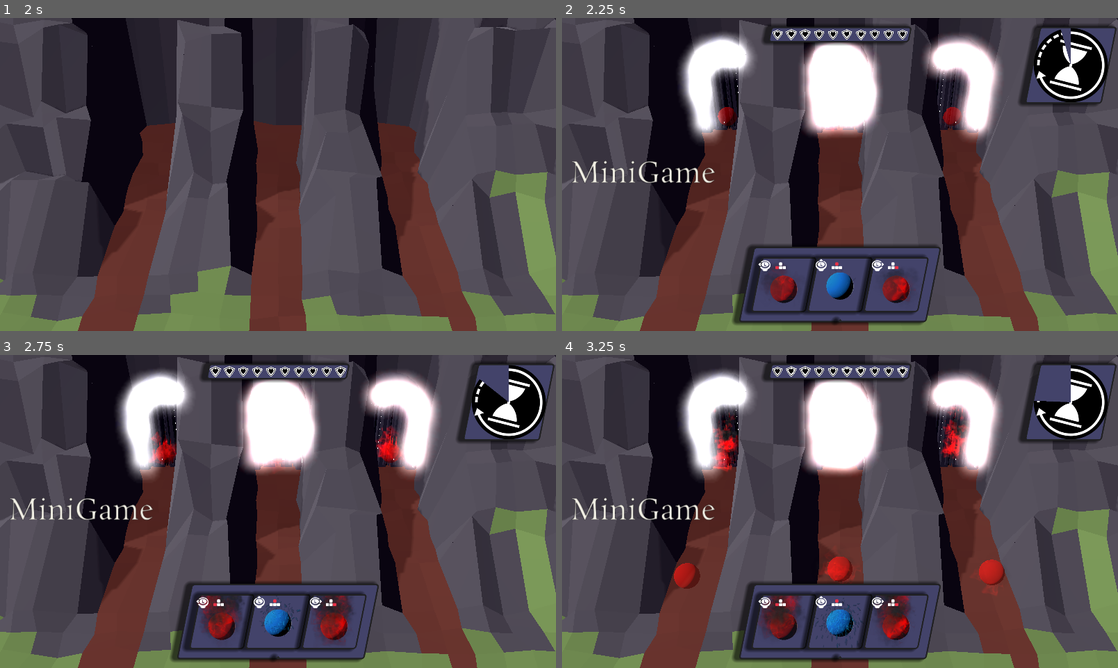
Above: before the commit, frames 1-4 (two rows, left to right).
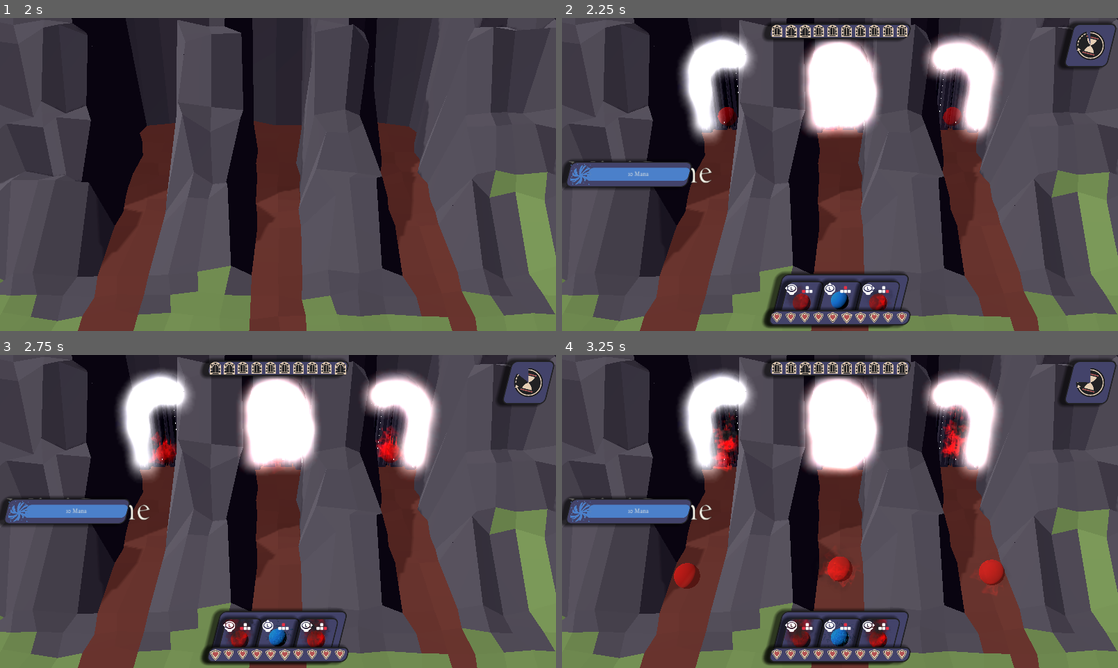
Above: after the commit, the same moments.

Repository: emmdie/3m5Jam2024_1
Game: Godot game, scene res://Scenes/game.tscn
Two runs of this game, one before a commit and one after it. Both use one fixed random seed, a clock stepped at 60 frames per second and the inputs below.
Inputs (mouse positions are in pixels of both pictures, inside the frame that each line leads up to):
- Up to frame 1 (2 s): move the mouse to (400, 158) at 0.52 s; hold D (minigame_Right) 0.53-1.28 s; hold J (select_0) 0.53-1.28 s; move the mouse to (166, 190) at 1.27 s; hold S (minigame_Down) from 1.28 s (still down); tap K (select_1) at 1.35 s
- Up to frame 2 (2.25 s): move the mouse to (895, 105) at 2.02 s; release S (minigame_Down) at 2.03 s; hold D (minigame_Right) from 2.03 s (still down); hold L (select_2) from 2.03 s (still down)
- Up to frame 3 (2.75 s): keep holding D (minigame_Right); keep holding L (select_2)
- Up to frame 4 (3.25 s): move the mouse to (812, 574) at 2.77 s; release D (minigame_Right) at 2.78 s; release L (select_2) at 2.78 s; hold W (minigame_Up) from 2.78 s (still down); tap Left (summon_lane_0) at 2.85 s

Frame 1 is identical in both runs. In frame 2, 13% of the frame differs, in the area x 0-100%, y 1-100%; in frame 3, 14%; in frame 4, 14%.

Commit message:
add player health bar

Diff:
--- a/Assets/theme.tres
+++ b/Assets/theme.tres
@@ -1,22 +1,38 @@
-[gd_resource type="Theme" load_steps=3 format=3 uid="uid://d2lh3hpldd764"]
+[gd_resource type="Theme" load_steps=5 format=3 uid="uid://d2lh3hpldd764"]
 
 [ext_resource type="FontFile" uid="uid://cqn2ulq1n40q4" path="res://Assets/Fonts/Rosarivo-Regular.ttf" id="1_8xd5a"]
 
 [sub_resource type="StyleBoxFlat" id="StyleBoxFlat_bbp6c"]
 bg_color = Color(0.262745, 0.262745, 0.415686, 1)
-skew = Vector2(0.2, 0)
-border_width_left = 5
-border_width_top = 5
-border_width_right = 5
-border_width_bottom = 5
+skew = Vector2(0.25, 0)
+border_width_left = 4
+border_width_top = 4
+border_width_right = 4
+border_width_bottom = 4
 border_color = Color(0.129412, 0.129412, 0.137255, 1)
-corner_radius_top_left = 10
-corner_radius_top_right = 10
-corner_radius_bottom_right = 10
-corner_radius_bottom_left = 10
+corner_radius_top_left = 20
+corner_radius_top_right = 20
+corner_radius_bottom_right = 20
+corner_radius_bottom_left = 20
 corner_detail = 5
 shadow_size = 13
 shadow_offset = Vector2(-15, 0)
+
+[sub_resource type="StyleBoxFlat" id="StyleBoxFlat_0ri28"]
+bg_color = Color(0.129412, 0.129412, 0.137255, 1)
+skew = Vector2(0.3, 0)
+corner_radius_top_left = 15
+corner_radius_top_right = 15
+corner_radius_bottom_right = 15
+corner_radius_bottom_left = 15
+
+[sub_resource type="StyleBoxFlat" id="StyleBoxFlat_8oj7t"]
+bg_color = Color(0.294118, 0.501961, 0.792157, 1)
+skew = Vector2(0.3, 0)
+corner_radius_top_left = 15
+corner_radius_top_right = 15
+corner_radius_bottom_right = 15
+corner_radius_bottom_left = 15
 
 [resource]
 default_font = ExtResource("1_8xd5a")
@@ -28,8 +44,10 @@
 Button/colors/icon_pressed_color = Color(0.721569, 0.709804, 0.72549, 1)
 Label/colors/font_color = Color(0.94902, 0.941176, 0.898039, 1)
 Label/colors/font_outline_color = Color(0.129412, 0.129412, 0.137255, 1)
-MarginContainer/constants/margin_bottom = 30
-MarginContainer/constants/margin_left = 30
-MarginContainer/constants/margin_right = 30
-MarginContainer/constants/margin_top = 30
+MarginContainer/constants/margin_bottom = 20
+MarginContainer/constants/margin_left = 20
+MarginContainer/constants/margin_right = 20
+MarginContainer/constants/margin_top = 20
 PanelContainer/styles/panel = SubResource("StyleBoxFlat_bbp6c")
+ProgressBar/styles/background = SubResource("StyleBoxFlat_0ri28")
+ProgressBar/styles/fill = SubResource("StyleBoxFlat_8oj7t")
--- a/Scenes/Ui/EnemyHealthPanel.gd
+++ b/Scenes/Ui/EnemyHealthPanel.gd
@@ -1,7 +1,7 @@
 extends PanelContainer
 
 @onready var container = $GridContainer
-@export var heart_scene: PackedScene
+@onready var heart_scene= preload("res://Scenes/Ui/enemy_heart.tscn")
 
 
 func _ready():
@@ -18,6 +18,7 @@
 		for i in GameState.enemy_health.value:
 			var heart = heart_scene.instantiate()
 			container.add_child(heart)
+			heart.make_enemy()
 	else:
 		for i in current_hearts.size() - GameState.enemy_health.value:
 			container.get_child(i).queue_free()
--- /dev/null
+++ b/Scenes/Ui/Manabar.gd
@@ -0,0 +1,13 @@
+extends PanelContainer
+
+@onready var bar = $HBoxContainer/CenterContainer/ProgressBar
+@onready var label = $HBoxContainer/CenterContainer/Label
+
+func _ready() -> void:
+	GameState.mana.changed.connect(update)
+	update()
+	bar.max_value = GameState.rules.player_max_mana
+
+func update():
+	bar.value = GameState.mana.value
+	label.text = str(GameState.mana.value) + " Mana"
--- a/Scenes/Ui/Menus/license_viewer.tscn
+++ b/Scenes/Ui/Menus/license_viewer.tscn
@@ -34,7 +34,8 @@
 text = "Hourglass, Heart Shield icon by Delapouite under CC BY 3.0 from https://game-icons.net/1x1/delapouite/duration.html#download
 Input Prompt Icons by Kenney under CC0 https://kenney.nl/assets/input-prompts#inline-download
 CC-29 PALETTE by Alpha6 https://lospec.com/palette-list/cc-29
-Rosarivo font by Pablo Ugerman under Open Font License https://fonts.google.com/specimen/Rosarivo"
+Rosarivo font by Pablo Ugerman under Open Font License https://fonts.google.com/specimen/Rosarivo
+Door icon by Lorc under CC BY 3.0 https://game-icons.net/1x1/lorc/doorway.html#download"
 
 [node name="OpenFontLicense1_1" type="ScrollContainer" parent="MarginContainer/TabContainer"]
 layout_mode = 2
--- /dev/null
+++ b/Scenes/Ui/PlayerHealthPanel.gd
@@ -0,0 +1,19 @@
+extends PanelContainer
+@onready var container = $GridContainer
+@onready var heart_scene= preload("res://Scenes/Ui/enemy_heart.tscn")
+
+
+func _ready():
+	GameState.player_health.changed.connect(update)
+	update()
+
+func update() -> void:
+	var current_hearts = container.get_children()
+	if current_hearts.size() < GameState.player_health.value:
+		for i in GameState.player_health.value:
+			var heart = heart_scene.instantiate()
+			container.add_child(heart)
+			heart.make_player()
+	else:
+		for i in current_hearts.size() - GameState.player_health.value:
+			container.get_child(i).queue_free()
--- a/Scenes/Ui/Ui.tscn
+++ b/Scenes/Ui/Ui.tscn
@@ -12,7 +12,9 @@
 [ext_resource type="Texture2D" uid="uid://dsh37apcgajsd" path="res://Assets/Textures/Ui/Inputs/keyboard/keyboard_arrows_up.png" id="6_k4yav"]
 [ext_resource type="Texture2D" uid="uid://dk41wfkgtvb57" path="res://Assets/Textures/Ui/Inputs/xbox/xbox_stick_l_right.png" id="7_w5i74"]
 [ext_resource type="Texture2D" uid="uid://dfsc1j4j5kvve" path="res://Assets/Textures/Ui/Inputs/keyboard/keyboard_arrows_right.png" id="8_uv12n"]
-[ext_resource type="PackedScene" uid="uid://4c3pxi0c24in" path="res://Scenes/Ui/enemy_heart.tscn" id="8_yqrvq"]
+[ext_resource type="Script" path="res://Scenes/Ui/Manabar.gd" id="14_8bmil"]
+[ext_resource type="Script" path="res://Scenes/Ui/PlayerHealthPanel.gd" id="14_h6d2s"]
+[ext_resource type="Texture2D" uid="uid://bgon7lm5j5li" path="res://Assets/Textures/Ui/Hud/galaxy.png" id="15_rh864"]
 
 [node name="Ui" type="Control"]
 layout_mode = 3
@@ -43,7 +45,7 @@
 text = "MiniGame"
 
 [node name="TimerPanel" type="PanelContainer" parent="MarginContainer"]
-custom_minimum_size = Vector2(200, 200)
+custom_minimum_size = Vector2(150, 150)
 layout_mode = 2
 size_flags_horizontal = 8
 size_flags_vertical = 0
@@ -53,20 +55,24 @@
 layout_mode = 2
 
 [node name="ProgressBar" type="TextureProgressBar" parent="MarginContainer/TimerPanel/CenterContainer"]
+custom_minimum_size = Vector2(100, 100)
 layout_mode = 2
 max_value = 1.0
 step = 0.0
 value = 0.7
 fill_mode = 4
+nine_patch_stretch = true
 texture_progress = ExtResource("5_imrn5")
 
 [node name="UnitPreviewPanel" type="PanelContainer" parent="MarginContainer"]
 layout_mode = 2
 size_flags_horizontal = 4
 size_flags_vertical = 8
+theme = ExtResource("1_s4h8k")
 
 [node name="MarginContainer" type="MarginContainer" parent="MarginContainer/UnitPreviewPanel"]
 layout_mode = 2
+theme = ExtResource("1_s4h8k")
 
 [node name="HBoxContainer" type="HBoxContainer" parent="MarginContainer/UnitPreviewPanel/MarginContainer"]
 layout_mode = 2
@@ -85,7 +91,6 @@
 size_flags_horizontal = 4
 size_flags_vertical = 0
 script = ExtResource("4_7tmcb")
-heart_scene = ExtResource("8_yqrvq")
 
 [node name="GridContainer" type="GridContainer" parent="MarginContainer/EnemyHealthPanel"]
 layout_mode = 2
@@ -95,3 +100,46 @@
 layout_mode = 2
 size_flags_horizontal = 4
 size_flags_vertical = 8
+script = ExtResource("14_h6d2s")
+
+[node name="GridContainer" type="GridContainer" parent="MarginContainer/PlayerHealthPanel"]
+layout_mode = 2
+columns = 10
+
+[node name="Manabar" type="PanelContainer" parent="MarginContainer"]
+layout_mode = 2
+size_flags_horizontal = 0
+size_flags_vertical = 4
+script = ExtResource("14_8bmil")
+
+[node name="HBoxContainer" type="HBoxContainer" parent="MarginContainer/Manabar"]
+layout_mode = 2
+
+[node name="Spacer" type="Control" parent="MarginContainer/Manabar/HBoxContainer"]
+custom_minimum_size = Vector2(60, 0)
+layout_mode = 2
+
+[node name="CenterContainer" type="CenterContainer" parent="MarginContainer/Manabar/HBoxContainer"]
+layout_mode = 2
+
+[node name="ProgressBar" type="ProgressBar" parent="MarginContainer/Manabar/HBoxContainer/CenterContainer"]
+custom_minimum_size = Vector2(350, 45)
+layout_mode = 2
+size_flags_horizontal = 4
+size_flags_vertical = 4
+theme = ExtResource("1_s4h8k")
+max_value = 10.0
+step = 1.0
+value = 8.0
+rounded = true
+show_percentage = false
+
+[node name="Label" type="Label" parent="MarginContainer/Manabar/HBoxContainer/CenterContainer"]
+layout_mode = 2
+
+[node name="TextureRect" type="TextureRect" parent="MarginContainer/Manabar"]
+custom_minimum_size = Vector2(80, 80)
+layout_mode = 2
+texture = ExtResource("15_rh864")
+expand_mode = 1
+stretch_mode = 4
--- a/Scenes/Ui/enemy_heart.gd
+++ b/Scenes/Ui/enemy_heart.gd
@@ -1,6 +1,8 @@
 extends MarginContainer
-
+@export var enemy_icon:Texture
+@export var player_icon:Texture
 @onready var animator = $Node2D/Texture/AnimationPlayer
+@onready var icon = $Node2D/Texture
 
 func _ready() -> void:
 	randomize_playback_speed()
@@ -8,6 +10,11 @@
 func randomize_playback_speed():
 	animator.speed_scale = randf_range(0.7, 1.5)
 
-
 func _on_animation_player_animation_finished(anim_name: StringName) -> void:
 	randomize_playback_speed()
+
+func make_player():
+	icon.texture = player_icon
+
+func make_enemy():
+	icon.texture = enemy_icon
--- a/Scenes/Ui/enemy_heart.tscn
+++ b/Scenes/Ui/enemy_heart.tscn
@@ -1,8 +1,24 @@
-[gd_scene load_steps=7 format=3 uid="uid://4c3pxi0c24in"]
+[gd_scene load_steps=8 format=3 uid="uid://6gbjl3141qx2"]
 
 [ext_resource type="Theme" uid="uid://d2lh3hpldd764" path="res://Assets/theme.tres" id="1_3tj85"]
 [ext_resource type="Texture2D" uid="uid://bsoia255315sv" path="res://Assets/Textures/Ui/Hud/heart-shield.png" id="1_vlto0"]
 [ext_resource type="Script" path="res://Scenes/Ui/enemy_heart.gd" id="2_kgy70"]
+[ext_resource type="Texture2D" uid="uid://csqo4om0ptcb5" path="res://Assets/Textures/Ui/Hud/doorway.png" id="3_453l7"]
+
+[sub_resource type="Animation" id="Animation_m2ceu"]
+length = 0.001
+tracks/0/type = "value"
+tracks/0/imported = false
+tracks/0/enabled = true
+tracks/0/path = NodePath(".:custom_minimum_size")
+tracks/0/interp = 1
+tracks/0/loop_wrap = true
+tracks/0/keys = {
+"times": PackedFloat32Array(0),
+"transitions": PackedFloat32Array(1),
+"update": 0,
+"values": [Vector2(36, 36)]
+}
 
 [sub_resource type="Animation" id="Animation_m2ceu"]
 length = 0.001
@@ -50,25 +66,17 @@
 theme_override_constants/margin_right = 0
 theme_override_constants/margin_bottom = 0
 script = ExtResource("2_kgy70")
+enemy_icon = ExtResource("3_453l7")
+player_icon = ExtResource("1_vlto0")
 
 [node name="Node2D" type="Control" parent="."]
 layout_mode = 2
 
 [node name="Texture" type="TextureRect" parent="Node2D"]
 custom_minimum_size = Vector2(36, 36)
-layout_mode = 1
-anchors_preset = 8
-anchor_left = 0.5
-anchor_top = 0.5
-anchor_right = 0.5
-anchor_bottom = 0.5
-offset_left = -20.0
-offset_top = -20.0
-offset_right = 20.0
-offset_bottom = 20.0
-grow_horizontal = 2
-grow_vertical = 2
-texture = ExtResource("1_vlto0")
+offset_right = 40.0
+offset_bottom = 40.0
+texture = ExtResource("3_453l7")
 expand_mode = 1
 
 [node name="AnimationPlayer" type="AnimationPlayer" parent="Node2D/Texture"]
--- a/Scenes/Ui/unit_preview.gd
+++ b/Scenes/Ui/unit_preview.gd
@@ -18,3 +18,6 @@
 func set_icons(icons: Array[Texture]):
 	keyboard_pic.texture = icons[0]
 	xbox_pic.texture = icons[1]
+
+func highlight(value: bool):
+	pass
--- a/Scenes/Ui/unit_preview.tscn
+++ b/Scenes/Ui/unit_preview.tscn
@@ -1,10 +1,12 @@
-[gd_scene load_steps=4 format=3 uid="uid://caext43hae4ho"]
+[gd_scene load_steps=5 format=3 uid="uid://caext43hae4ho"]
 
+[ext_resource type="Theme" uid="uid://d2lh3hpldd764" path="res://Assets/theme.tres" id="1_bqn5l"]
 [ext_resource type="Script" path="res://Scenes/Ui/unit_preview.gd" id="1_k8ekc"]
 [ext_resource type="PackedScene" uid="uid://c6i0ksc3jkqd2" path="res://Scenes/units/player_unit/fire_unit.tscn" id="1_w6020"]
 [ext_resource type="Texture2D" uid="uid://v0hcbceenvpb" path="res://Assets/Textures/Ui/Inputs/keyboard/keyboard_arrows_left.png" id="3_42whl"]
 
 [node name="UnitPreview" type="PanelContainer"]
+theme = ExtResource("1_bqn5l")
 script = ExtResource("1_k8ekc")
 
 [node name="SubViewportContainer" type="SubViewportContainer" parent="."]
@@ -16,7 +18,7 @@
 own_world_3d = true
 transparent_bg = true
 handle_input_locally = false
-size = Vector2i(180, 180)
+size = Vector2i(120, 120)
 render_target_update_mode = 4
 
 [node name="FireUnit" parent="SubViewportContainer/SubViewport" instance=ExtResource("1_w6020")]
Binary file added: Assets/Textures/Ui/Hud/doorway.png
Not shown, added: Assets/Textures/Ui/Hud/doorway.png.import
Binary file added: Assets/Textures/Ui/Hud/galaxy.png
Not shown, added: Assets/Textures/Ui/Hud/galaxy.png.import
Binary file changed: Assets/Textures/Ui/Hud/heart-shield.png
Binary file changed: Assets/Textures/Ui/Hud/sandwatch.png
Not shown: 1 places in Scenes/Ui/Ui.tscn that only renumber resources
Not shown, added: Assets/Textures/Ui/Hud/doorway.png.kra
Not shown, added: Assets/Textures/Ui/Hud/doorway.png~
Not shown, added: Assets/Textures/Ui/Hud/galaxy.png.kra
Not shown, changed: Assets/Textures/Ui/Hud/heart-shield.png~
Not shown, changed: Assets/Textures/Ui/Hud/sandwatch.png~
